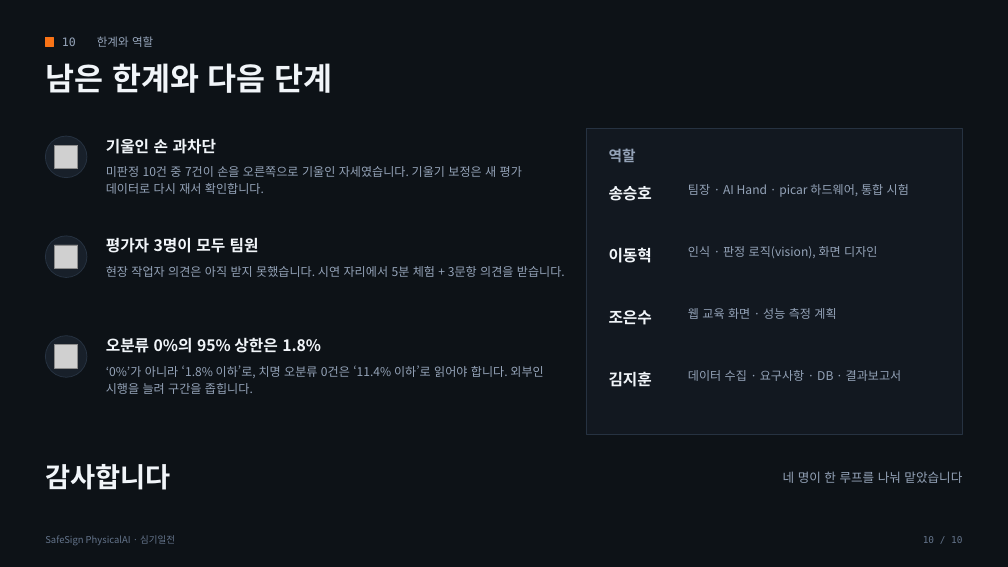
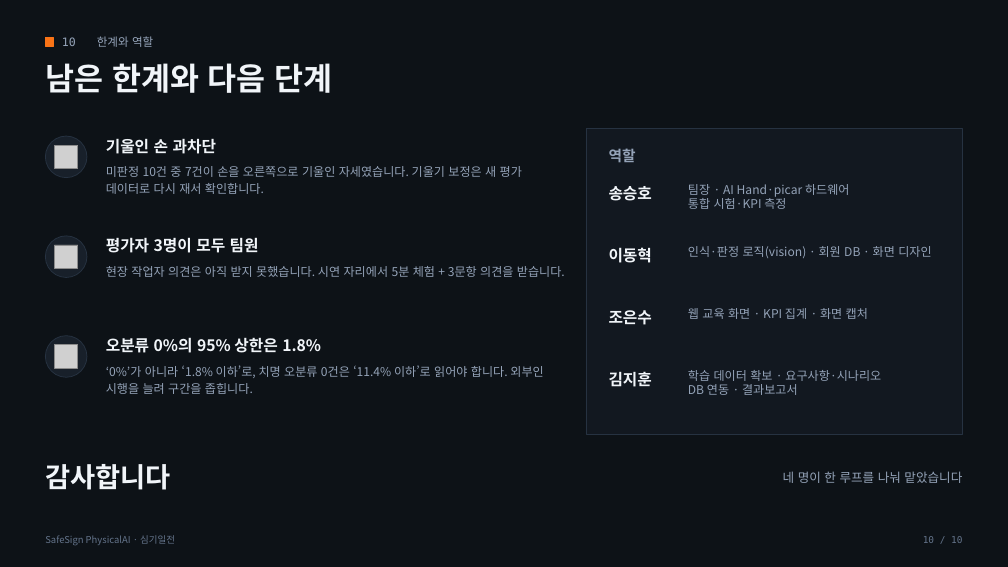
Before and after one commit to Lee35678/SafeSign_PhysicalAI, a slide deck: slide 10 of document/21_발표자료.pptx. Drawn at 1008x567 pixels with LibreOffice and Linux fonts; fonts in the diff are those of the drawing; grey boxes stand for pictures. Boxes give left, top, right and bottom in pixels: in the first picture for what was removed or moved away, otherwise in the second. Text is boxed around its words. In the diff, an @@ line names an element or a change of style, - is before the commit and + after.

```diff
--- a/document/21_발표자료.pptx
+++ b/document/21_발표자료.pptx
@@ text at box(688, 184, 849, 209): text changed @@
-팀장 · AI Hand · picar 하드웨어, 통합 시험
+팀장 · AI Hand·picar 하드웨어
+통합 시험·KPI 측정
@@ text at box(688, 246, 931, 258): text changed @@
-인식 · 판정 로직(vision), 화면 디자인
+인식·판정 로직(vision) · 회원 DB · 화면 디자인
@@ text at box(688, 308, 868, 319): text changed @@
-웹 교육 화면 · 성능 측정 계획
+웹 교육 화면 · KPI 집계 · 화면 캡처
@@ text at box(688, 370, 881, 395): text changed @@
-데이터 수집 · 요구사항 · DB · 결과보고서
+학습 데이터 확보 · 요구사항·시나리오
+DB 연동 · 결과보고서
```
Also in this commit, not shown: 1 other slide changed, 2 other files.
